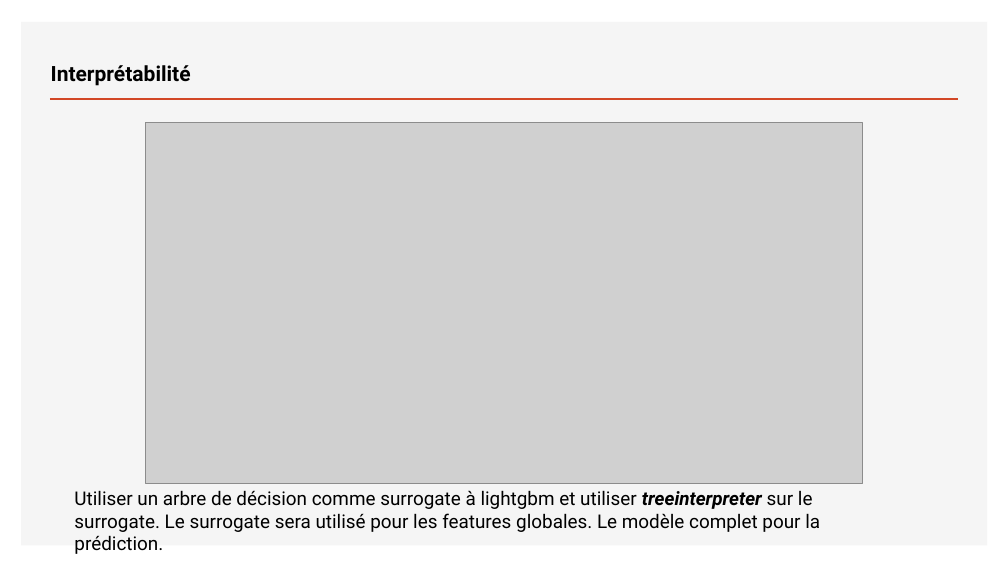
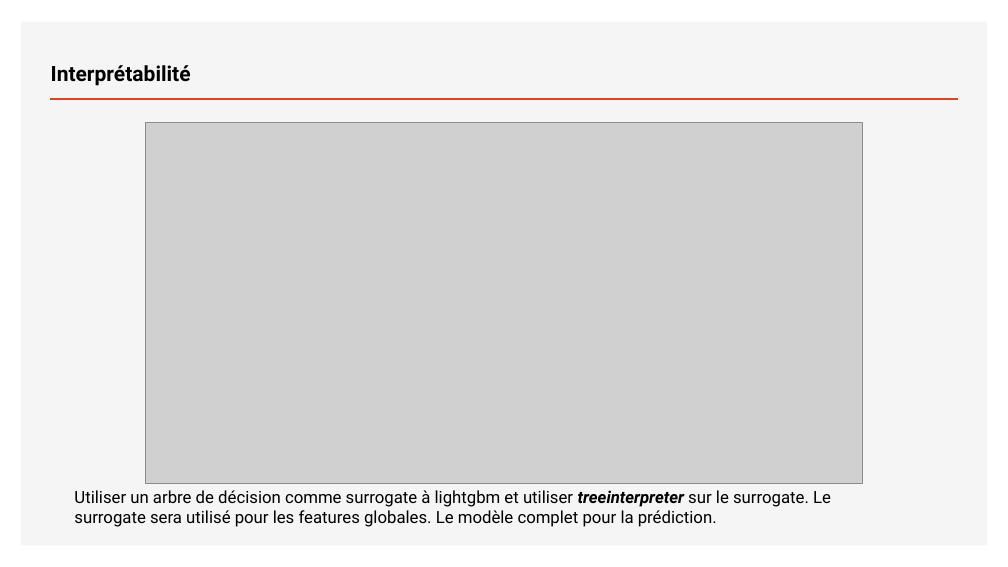
Before and after one commit to Teycir/Openclassrooms_project7, a slide deck: slide 13 of P7_01_Support.pptx. Drawn at 1008x567 pixels with LibreOffice and Linux fonts; fonts in the diff are those of the drawing; grey boxes stand for pictures. Boxes give left, top, right and bottom in pixels: in the first picture for what was removed or moved away, otherwise in the second. Text is boxed around its words. In the diff, an @@ line names an element or a change of style, - is before the commit and + after.

```diff
--- a/P7_01_Support.pptx
+++ b/P7_01_Support.pptx
@@ text "Utiliser un arbre de décision ..." at <box>74,490,831,527</box>: size 18 to 16 pt @@
```
Also in this commit, not shown: 4 other slides changed.
